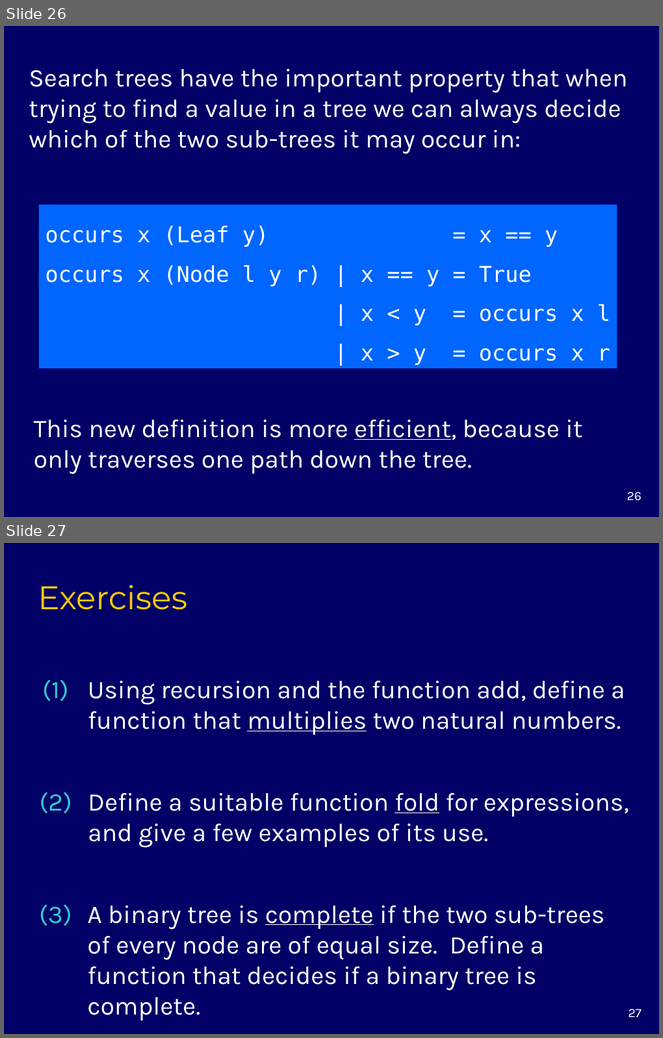
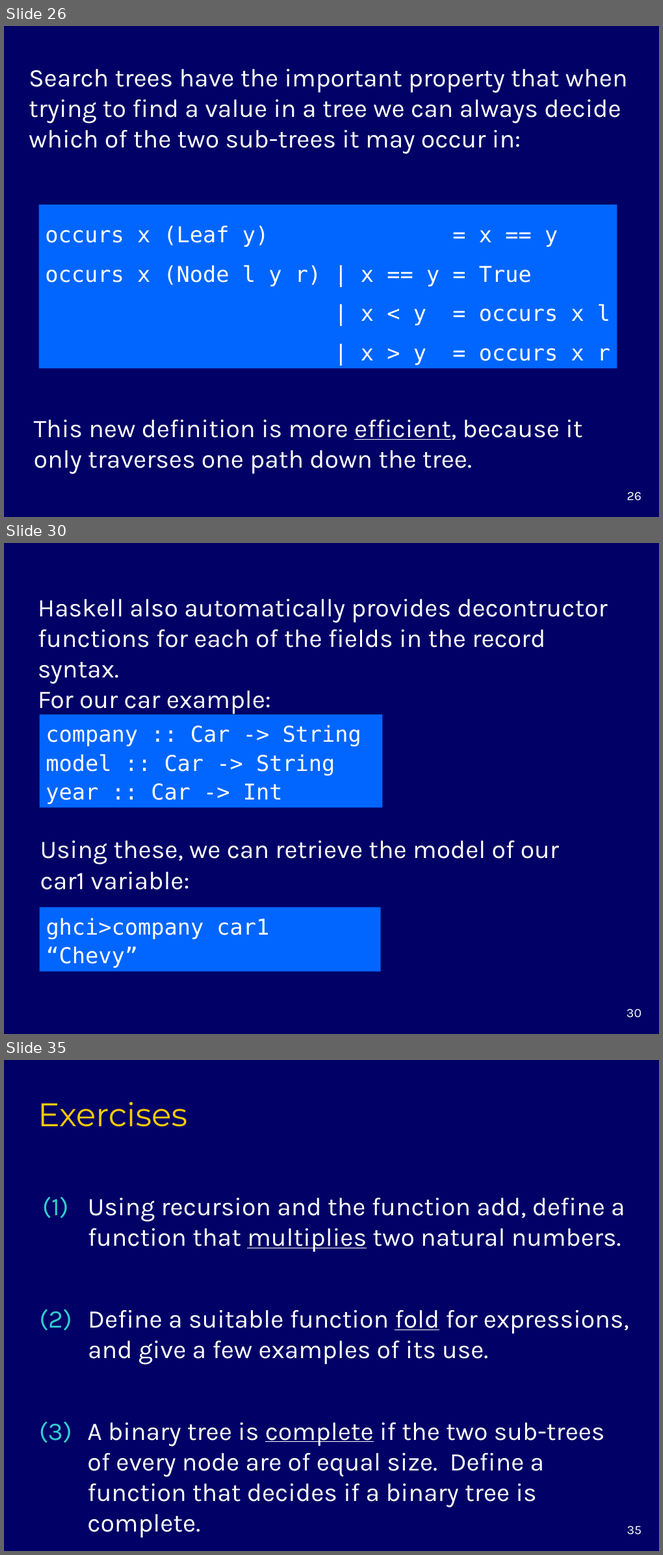
Before and after one commit to markgrebe/EECS776, a slide deck: chapter10.ppt. Shown one above the other, each under a label of ours: slides 26 and 27 before the commit, slides 26, 30 and 35 after it; the slides between them are not shown. The pictures are 663x1038 and 663x1555 pixels, drawn with LibreOffice and Linux fonts; fonts in the diff are those of the drawing. Boxes give left, top, right and bottom in pixels: in the first picture for what was removed or moved away, otherwise in the second. Text is boxed around its words. In the diff, an @@ line names an element or a change of style, - is before the commit and + after.

Commit message:
Added record and newtype slides

```diff
--- a/chapter10.ppt
+++ b/chapter10.ppt
@@ slide 30 added at (x1=4, y1=543, x2=659, y2=1034), background #000066 @@
@@ text added at (x1=38, y1=599, x2=608, y2=715), 28 pt, text #FFFFFF @@
+Haskell also automatically provides decontructor functions for each of the fields in the record syntax.
+For our car example:
@@ rectangle added at (x1=39, y1=715, x2=383, y2=808), fill #0066FF, 24 pt, text #FFFFFF @@
+company :: Car -> String
+model :: Car -> String
+year :: Car -> Int
@@ text added at (x1=40, y1=841, x2=559, y2=890), 28 pt, text #FFFFFF @@
+Using these, we can retrieve the model of our
+car1 variable:
@@ rectangle added at (x1=39, y1=907, x2=381, y2=971), fill #0066FF, 24 pt, text #FFFFFF @@
+ghci>company car1
+“Chevy”
@@ page number added at (x1=627, y1=1009, x2=642, y2=1018), 14 pt, text #FFFFFF @@
+30
@@ what was slide 27 is now slide 35 @@
@@ page number at (x1=627, y1=1526, x2=642, y2=1535): text changed @@
-27
+35
```
Also in this commit, not shown: 7 other slides added.
